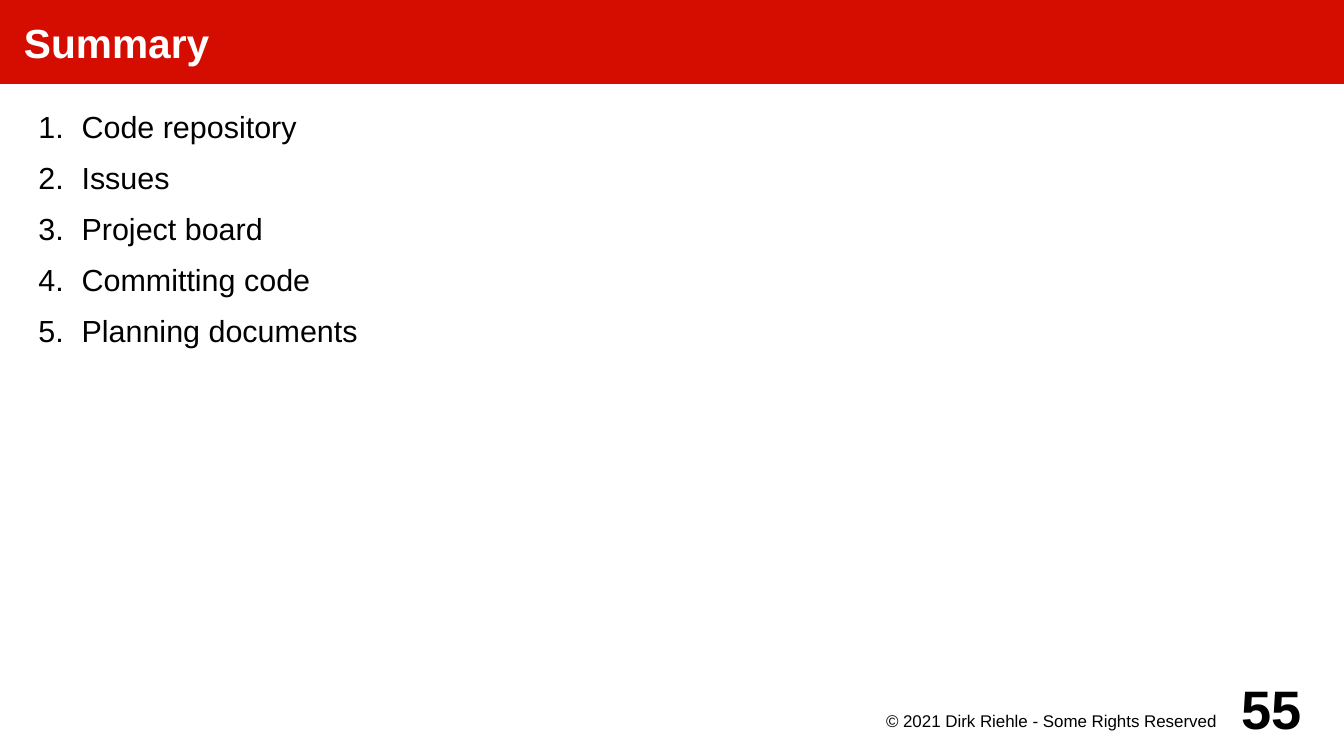
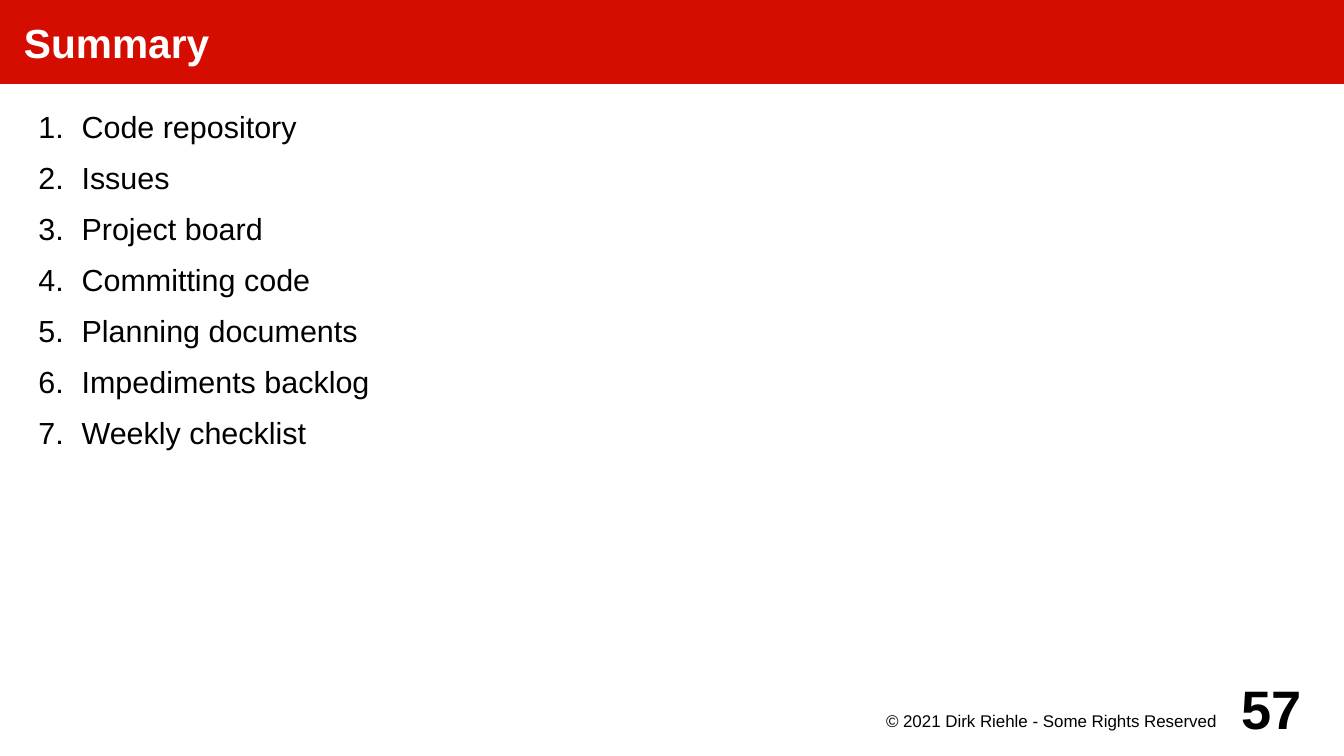
Before and after one commit to dirkriehle/amos-course, a slide deck: slide 57 of Lecture slides/AMOS A02 - Project Setup.odp (slide 55 before the commit). Drawn at 1344x756 pixels with LibreOffice and Linux fonts; fonts in the diff are those of the drawing. Boxes give left, top, right and bottom in pixels: in the first picture for what was removed or moved away, otherwise in the second. Text is boxed around its words. In the diff, an @@ line names an element or a change of style, - is before the commit and + after.

Commit message:
Migrating the impediments backlog out of the planning docs; first steps

```diff
--- a/Lecture slides/AMOS A02 - Project Setup.odp
+++ b/Lecture slides/AMOS A02 - Project Setup.odp
@@ text at [82, 371, 369, 450]: paragraphs added @@
+6. Impediments backlog
+7. Weekly checklist
@@ page number at [1242, 691, 1302, 730]: text changed @@
-55
+57
```
Also in this commit, not shown: 3 other slides changed, 2 slides added, 1 other file.
